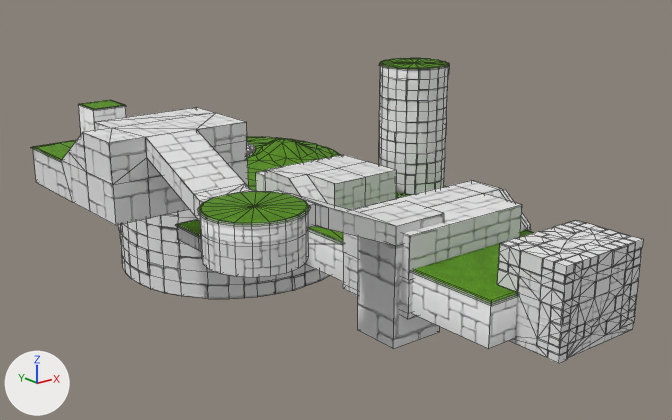
What one commit did to the FBX model Plat_TCC/Assets/Environment/Main Terrain/World 1/SM_world_1_01.fbx.
One viewpoint serves both versions: a camera (50 mm lens) standing at (-134.2, -200.7, 56.3) and looking at (-4.2, -38.1, -8.7). Arrows for +X, +Y and +Z are at lower left; the lights stay in place. Mesh edges are drawn as thin lines. Where no turn or scale is listed for an object, it has been applied to the vertices.

The first picture shows 'Main_mesh'.
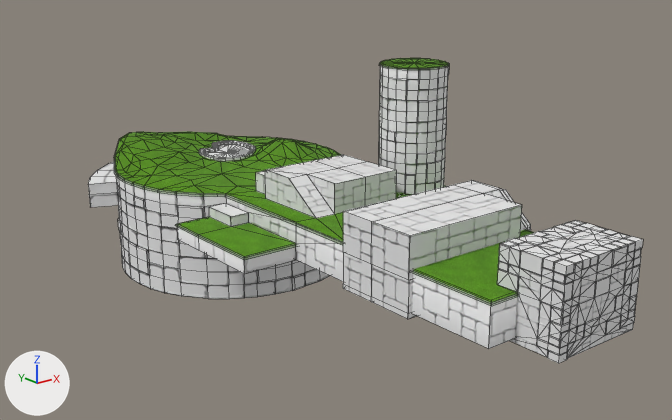
Where the newer file only moved an object's origin or applied its transform, the numbers keep the older frame.

Edits to the bpy script that builds the scene:
```text
Change me_scene_011:
    where me_scene_011.from_pydata(...)  # 2621 vertices, 2893 faces; spans x -62.0..32.0, y -109.0..52.0, z -28.0..31.0
    used by ob_main_mesh; location = (0.0, 0.0, -8.3)
    me_scene_011 part 1: the loose piece of 219 vertices spanning x -62.0..-8.0, y -81.0..-4.0, z -16.0..26.0 is deleted
```

Location of each change, (x1, y1, x2, y2) in pixels of the pictures (672 x 420 px):
'Main_mesh', reshaped (9% narrower)
    before: (33, 58, 643, 363)
    after: (88, 58, 643, 363)
part 1 of me_scene_011, deleted
    before: (33, 100, 444, 349)
